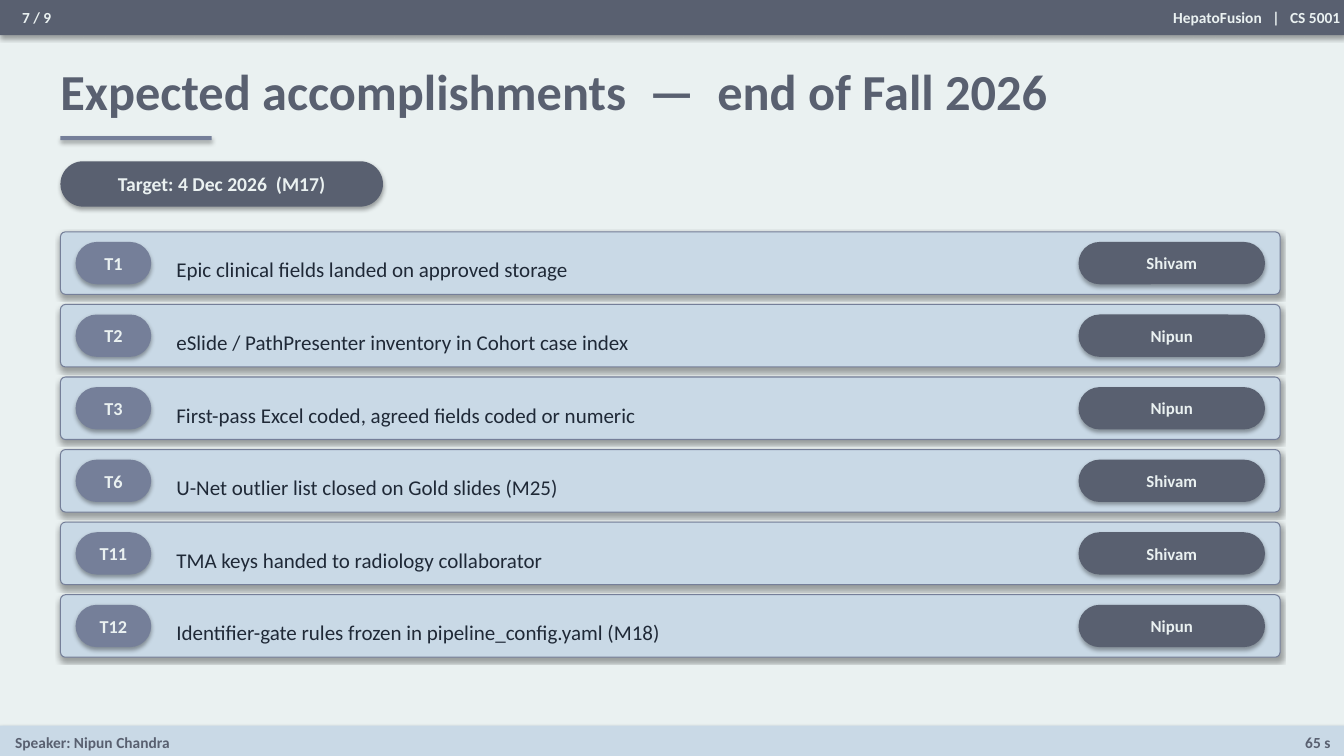
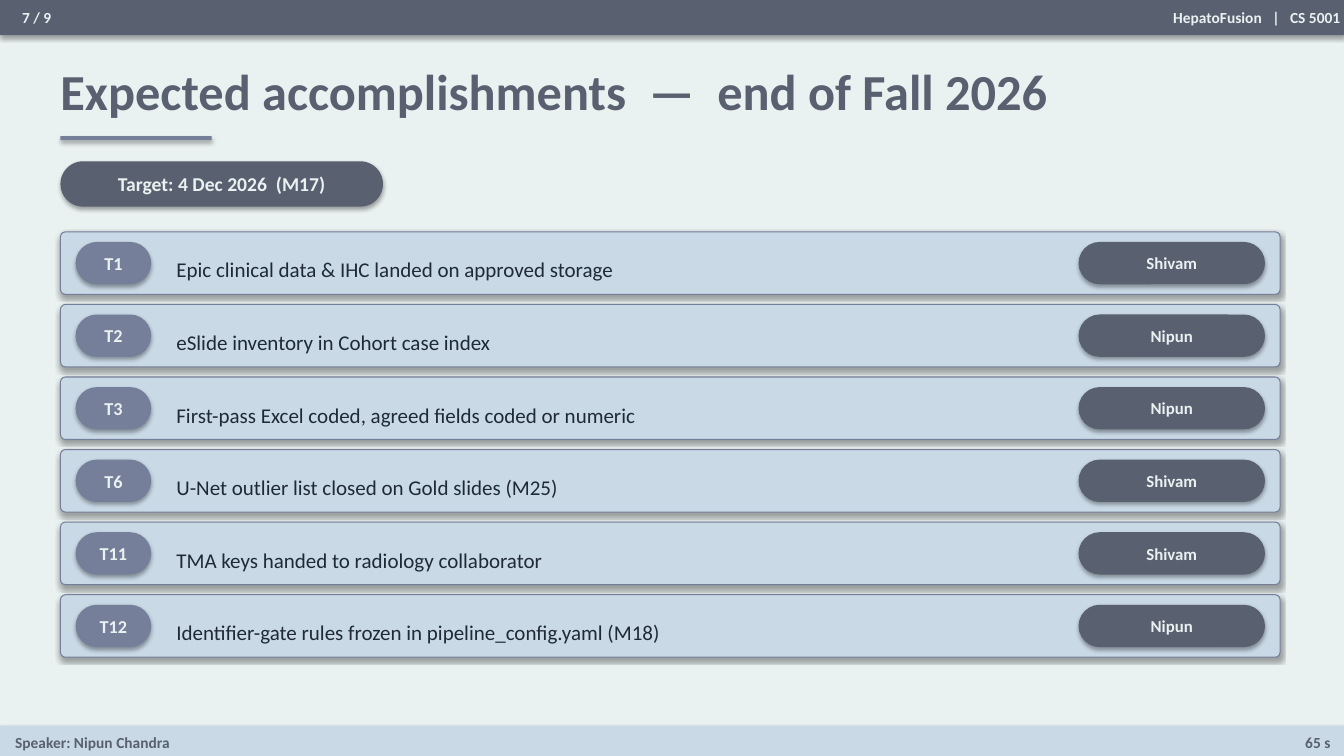
Before and after one commit to ShivamKGate/CS-Senior-Design-I-II, a slide deck: slide 7 of Presentation/HepatoFusion_Draft_Deck.pptx. Drawn at 1344x756 pixels with LibreOffice and Linux fonts; fonts in the diff are those of the drawing. Boxes give left, top, right and bottom in pixels: in the first picture for what was removed or moved away, otherwise in the second. Text is boxed around its words. In the diff, an @@ line names an element or a change of style, - is before the commit and + after.

Commit message:
minor edits approved by Dr. Patel, final draft yet to be completed.

```diff
--- a/Presentation/HepatoFusion_Draft_Deck.pptx
+++ b/Presentation/HepatoFusion_Draft_Deck.pptx
@@ text at (x1=176, y1=262, x2=613, y2=281): text changed @@
-Epic clinical fields landed on approved storage
+Epic clinical data & IHC landed on approved storage
@@ text at (x1=176, y1=335, x2=490, y2=354): text changed @@
-eSlide / PathPresenter inventory in Cohort case index
+eSlide inventory in Cohort case index
```
Also in this commit, not shown: 6 other slides changed.
